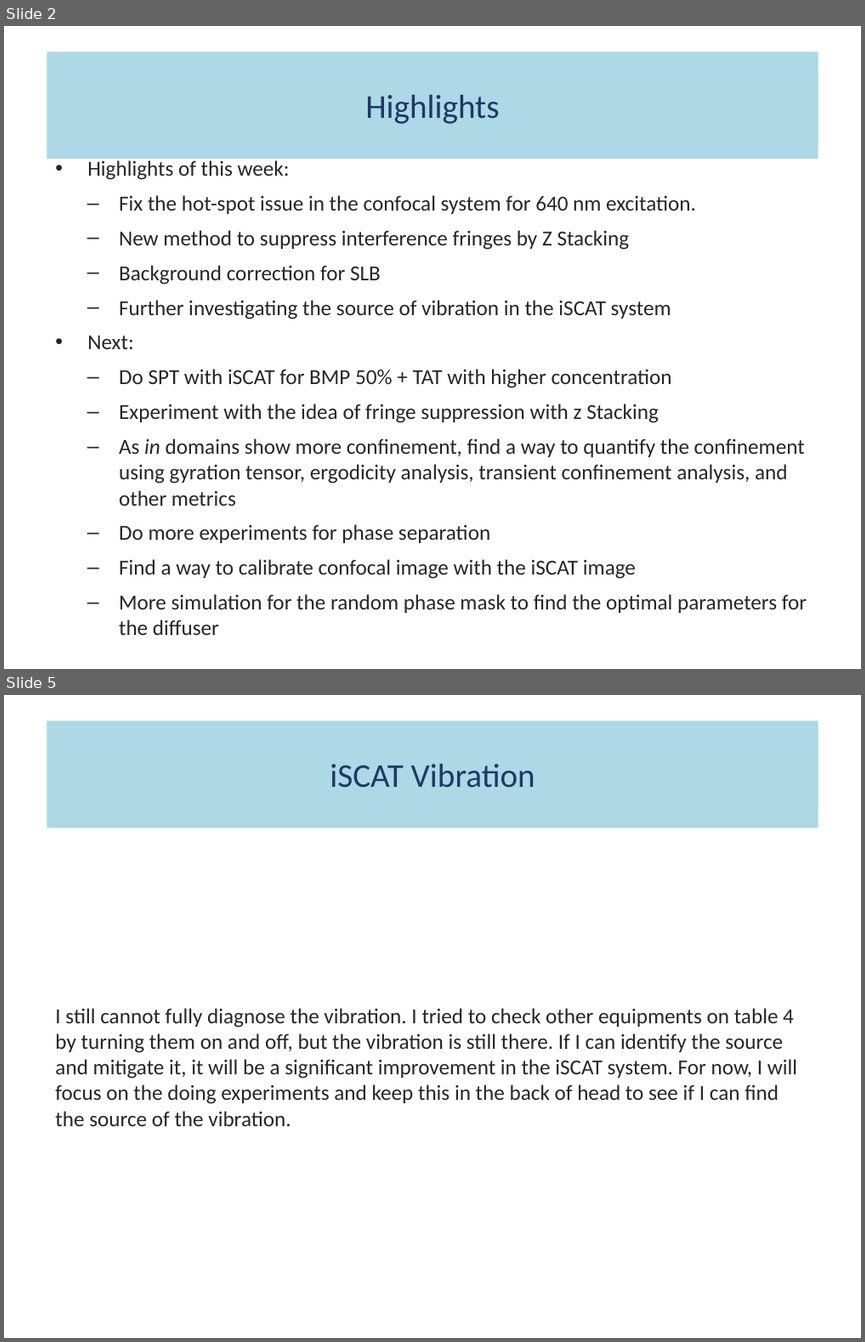
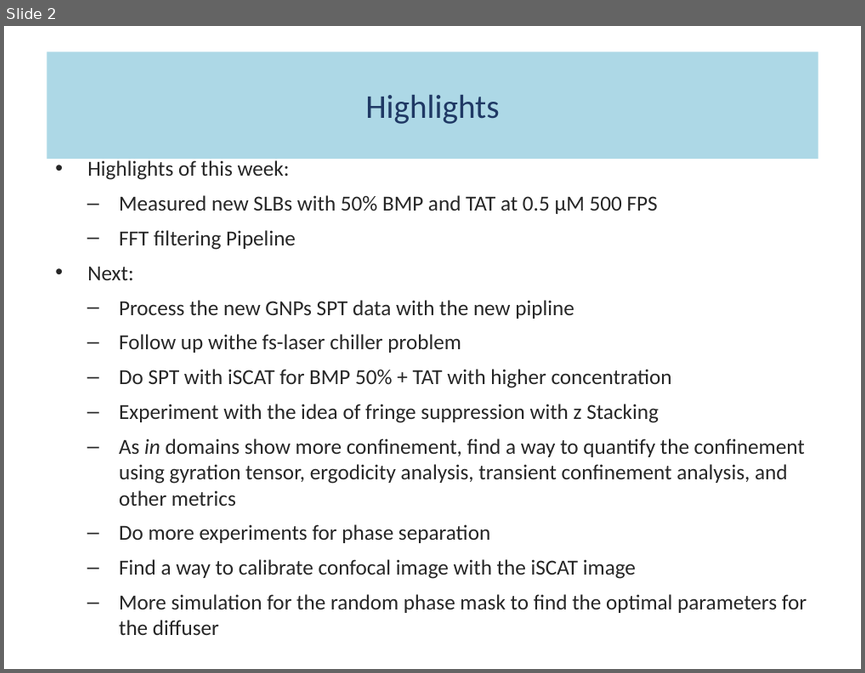
Before and after one commit to fathi0amir/ppt-with-quarto, a slide deck: main.pptx. Shown one above the other, each under a label of ours: slides 2 and 5 before the commit, slide 2 after it; the slides between them are not shown. The pictures are 865x1342 and 865x673 pixels, drawn with LibreOffice and Linux fonts; fonts in the diff are those of the drawing. Boxes give left, top, right and bottom in pixels: in the first picture for what was removed or moved away, otherwise in the second. Text is boxed around its words. In the diff, an @@ line names an element or a change of style, - is before the commit and + after.

```diff
--- a/main.pptx
+++ b/main.pptx
@@ slide 5 removed at (4, 695, 861, 1338), background #FFFFFF @@
@@ title removed at (46, 721, 818, 828) @@
-iSCAT Vibration
@@ text removed at (55, 1008, 797, 1126) @@
-I still cannot fully diagnose the vibration. I tried to check other equipments on table 4 by turning them on and off, but the vibration is still there. If I can identify the source and mitigate it, it will be a significant improvement in the iSCAT system. For now, I will focus on the doing experiments and keep this in the back of head to see if I can find the source of the vibration.
@@ slide 2 changed as well @@
@@ text at (119, 195, 658, 250): text changed @@
-  – Fix the hot-spot issue in the confocal system for 640 nm excitation.
-  – New method to suppress interference fringes by Z Stacking
-  – Background correction for SLB
-  – Further investigating the source of vibration in the iSCAT system
+  – Measured new SLBs with 50% BMP and TAT at 0.5 µM 500 FPS
+  – FFT filtering Pipeline
@@ text at (119, 300, 574, 352): paragraphs added @@
+  – Process the new GNPs SPT data with the new pipline
+  – Follow up withe fs-laser chiller problem
```
Also in this commit, not shown: 2 other slides changed, 5 slides added, 5 other slides removed, 3 other files.
